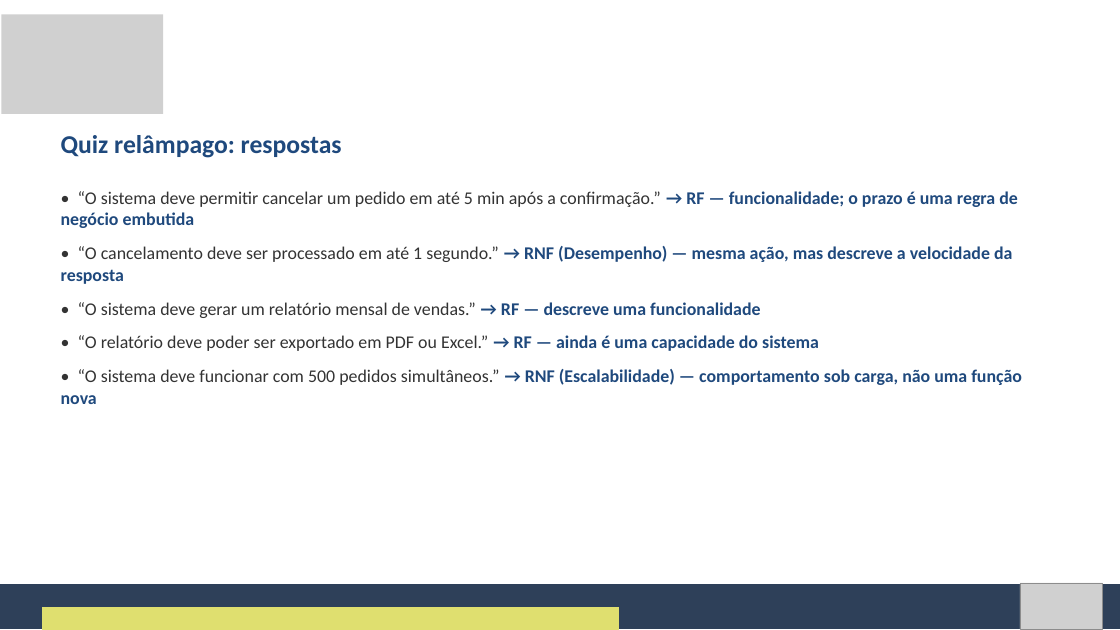
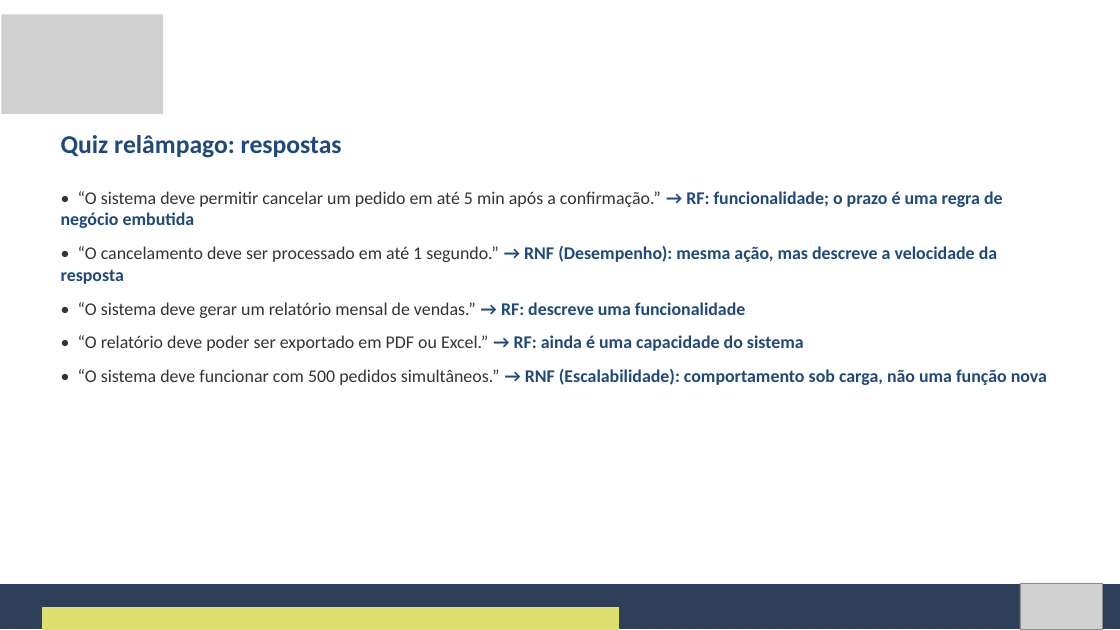
Before and after one commit to Natan20/Curso-Modelagem-De-Sistemas-Material, a slide deck: slide 14 of Aula 02 - 04-09-2026/Aula 2 - Slides.pptx. Drawn at 1120x630 pixels with LibreOffice and Linux fonts; fonts in the diff are those of the drawing; grey boxes stand for pictures. Boxes give left, top, right and bottom in pixels: in the first picture for what was removed or moved away, otherwise in the second. Text is boxed around its words. In the diff, an @@ line names an element or a change of style, - is before the commit and + after.

```diff
--- a/Aula 02 - 04-09-2026/Aula 2 - Slides.pptx
+++ b/Aula 02 - 04-09-2026/Aula 2 - Slides.pptx
@@ text at (61,191,1047,385): text changed @@
-• “O sistema deve permitir cancelar um pedido em até 5 min após a confirmação.” → RF — funcionalidade; o prazo é uma regra de negócio embutida
-• “O cancelamento deve ser processado em até 1 segundo.” → RNF (Desempenho) — mesma ação, mas descreve a velocidade da resposta
-• “O sistema deve gerar um relatório mensal de vendas.” → RF — descreve uma funcionalidade
-• “O relatório deve poder ser exportado em PDF ou Excel.” → RF — ainda é uma capacidade do sistema
-• “O sistema deve funcionar com 500 pedidos simultâneos.” → RNF (Escalabilidade) — comportamento sob carga, não uma função nova
+• “O sistema deve permitir cancelar um pedido em até 5 min após a confirmação.” → RF: funcionalidade; o prazo é uma regra de negócio embutida
+• “O cancelamento deve ser processado em até 1 segundo.” → RNF (Desempenho): mesma ação, mas descreve a velocidade da resposta
+• “O sistema deve gerar um relatório mensal de vendas.” → RF: descreve uma funcionalidade
+• “O relatório deve poder ser exportado em PDF ou Excel.” → RF: ainda é uma capacidade do sistema
+• “O sistema deve funcionar com 500 pedidos simultâneos.” → RNF (Escalabilidade): comportamento sob carga, não uma função nova
```
Also in this commit, not shown: 14 other slides changed, 2 other files.
